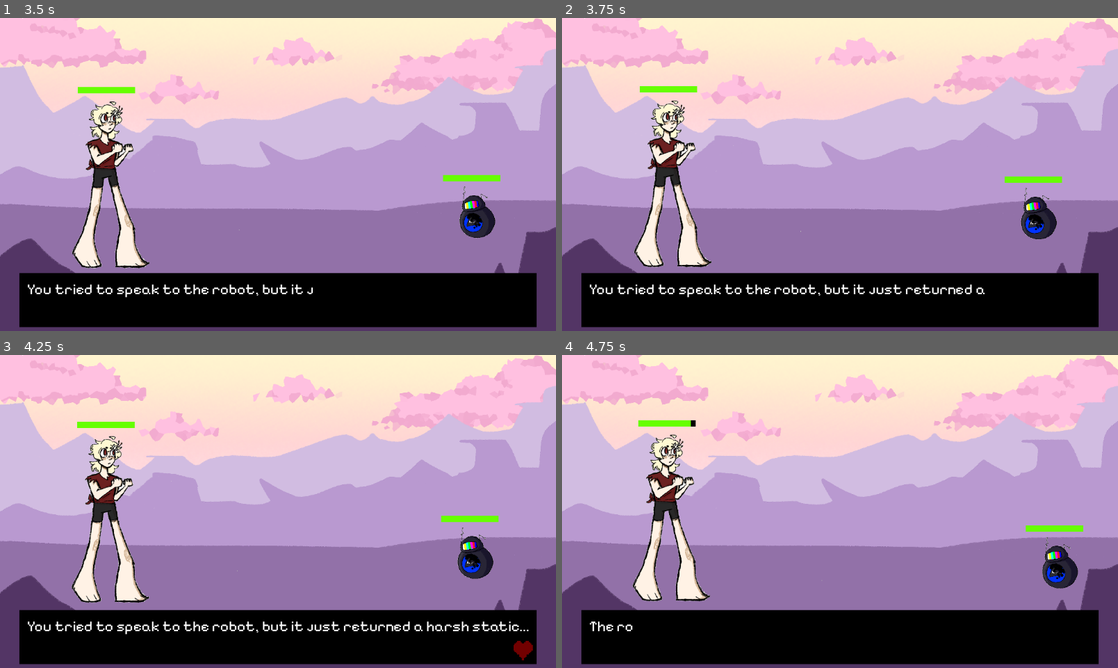
Above: before the commit, frames 1-4 (two rows, left to right).
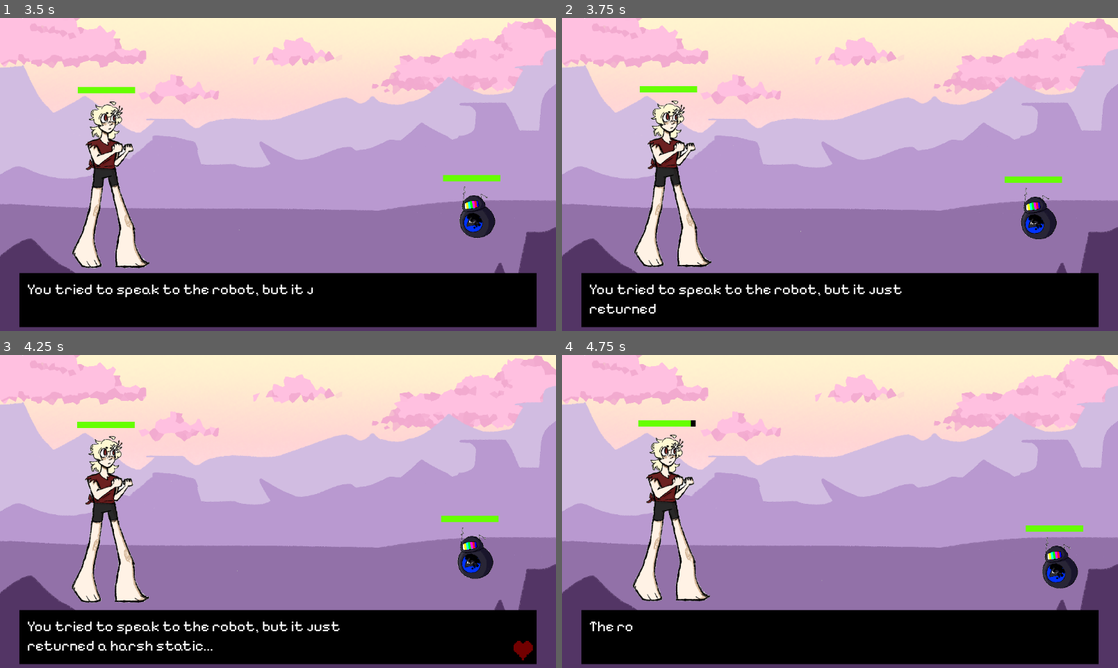
Above: after the commit, the same moments.

Repository: RosharSkimbly/Beachball
Game: Godot game, scene res://battleMenu.tscn
Two runs of this game, one before a commit and one after it. Both use one fixed random seed, a clock stepped at 60 frames per second and the inputs below. This scene is started directly instead of the project's main scene.
Inputs (mouse positions are in pixels of both pictures, inside the frame that each line leads up to):
- Up to frame 1 (3.5 s): tap Enter (enter) at 0.5, 0.8, 1.35, 2.3 s; move the mouse to (400, 158) at 0.52 s; hold D (right) 0.53-1.28 s; click (400, 158) at 0.6 s; move the mouse to (166, 190) at 1.27 s; hold Down (down) 1.28-2.03 s; click (166, 190) at 1.55 s; move the mouse to (333, 105) at 2.02 s; hold D (right) 2.03-2.75 s; click (333, 105) at 2.1 s; click (316, 290) at 2.75 s
- Up to frame 2 (3.75 s): move the mouse to (812, 237) at 3.52 s; hold Up (up) from 3.53 s (still down); tap Enter (enter) at 3.6 s
- Up to frame 3 (4.25 s): keep holding Up (up); click (250, 574) at 3.8 s
- Up to frame 4 (4.75 s): move the mouse to (1006, 558) at 4.27 s; release Up (up) at 4.28 s; hold A (left) from 4.28 s (still down); hold Shift (run) from 4.28 s (still down); tap Enter (enter) at 4.55 s

Frame 1 is identical in both runs. In frame 2, 0.4% of the frame differs, in the area x 5-77%, y 85-95%; in frame 3, 0.9%, in the area x 5-96%, y 85-95%; in frame 4, nothing differs.

Commit message:
Commit with executable for assessment

Diff:
--- a/Beachball and Cassidy/battle.gd
+++ b/Beachball and Cassidy/battle.gd
@@ -38,11 +38,13 @@
 		$TextMenu/Label.text = "You have died."
 		end = true
 	if beach_health <= 0:
-		$TextMenu/Label.text = "The robot sputtered out from the fire. You should probably check it out."
+		$TextMenu/Label.text = "The robot sputtered out from the fire.
+		You should probably check it out."
 		end = true
 
 	if in_battle == false:
-		# Causes the text displayed to take time to scroll across the box before being allowed to skip
+		# Causes the text displayed to take time to scroll across the box before
+		# being allowed to skip
 		if scrolling == true:
 			$TextMenu/FlashingCursor.visible = false
 			$TextMenu/Label.visible_characters += 1
@@ -95,9 +97,10 @@
 									)
 							else:
 								$TextMenu/Label.text = "The robot missed with its attack!"
-							# Resets guard and lowers skill cooldowns, then lets the earlier scrolling
-							# function handle the text output before handing off again to the player's turn
-							# This happens in the same way for every one of the robot's options.
+							# Resets guard and lowers skill cooldowns, then lets the earlier
+							# scrolling function handle the text output before handing off again to
+							# the player's turn. This happens in the same way for every one of the
+							# robot's options.
 							guard_up = false
 							skill_cooldown -= 1
 							$TextMenu/Label.visible_characters = 0
@@ -135,7 +138,8 @@
 								turn += 1
 								in_battle = false
 							else:
-								$TextMenu/Label.text = "The robot started spewing a strange liquid! Your accuracy was lowered!"
+								$TextMenu/Label.text = "The robot started spewing a strange liquid!
+								Your accuracy was lowered!"
 								guard_up = false
 								skill_cooldown -= 1
 								accuracy = (accuracy * 3) / 4
@@ -146,7 +150,8 @@
 						else:
 							# Below 50 health, the enemy first takes a turn where it idles
 							if first_half == 0:
-								$TextMenu/Label.text = "The robot sputtered and flailed from its wounds!"
+								$TextMenu/Label.text = "The robot sputtered and flailed from its
+								wounds!"
 								guard_up = false
 								skill_cooldown -= 1
 								$TextMenu/Label.visible_characters = 0
@@ -325,7 +330,8 @@
 		turn += 1
 		# Gets rid of menu
 		invisible_menu()
-		$TextMenu/Label.text = "You tried to speak to the robot, but it just returned a harsh static..."
+		$TextMenu/Label.text = "You tried to speak to the robot, but it just
+		returned a harsh static..."
 		# Prepares the text to turn over to the _process function
 		$TextMenu/Label.visible_characters = 0
 		$TextMenu.visible = true
Not shown, added: Beachball and Cassidy/export_presets.cfg
Not shown, added: Beachball and Cassidy.exe
